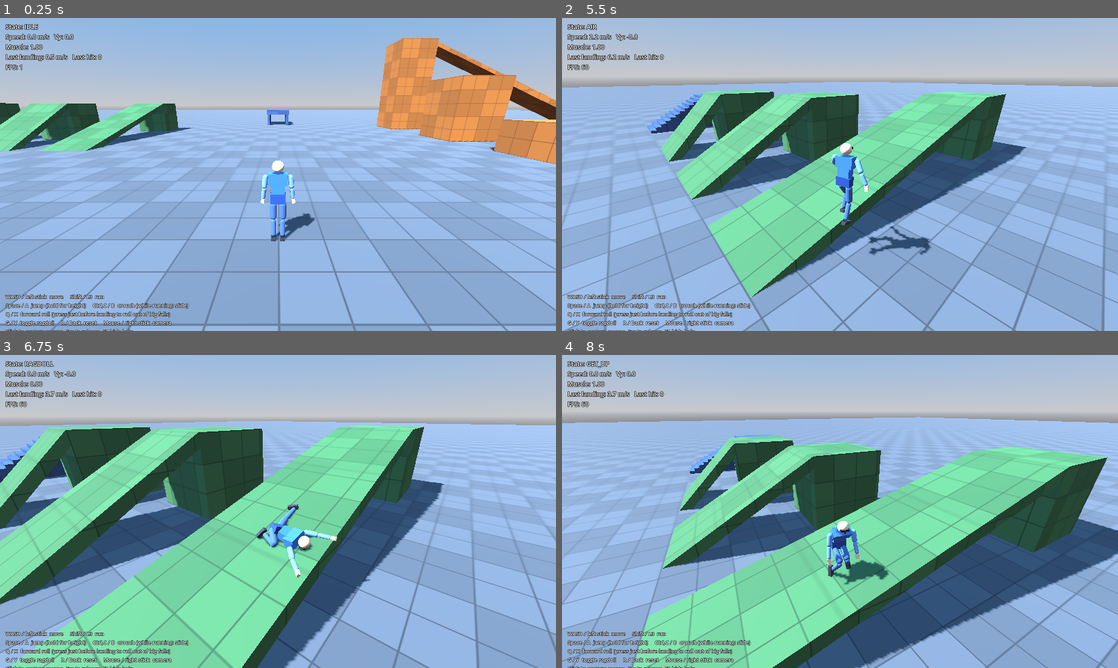
Above: before the commit, frames 1-4 (two rows, left to right).
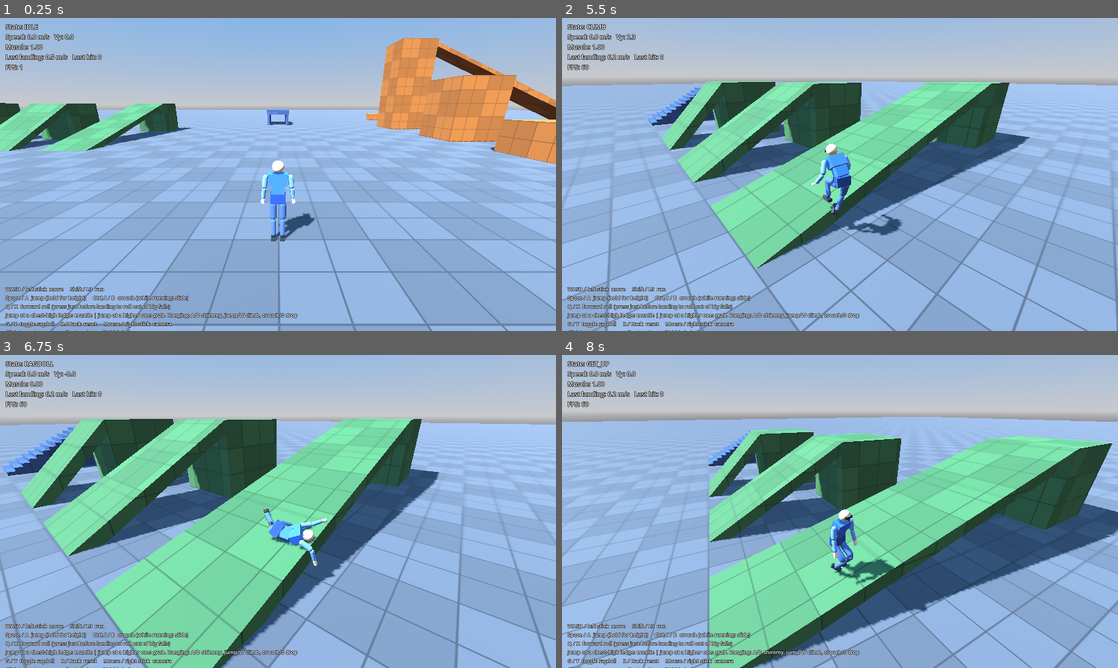
Above: after the commit, the same moments.

Repository: degoldschmidt/rpg-test
Game: Godot game, scene res://scenes/main.tscn
Same seed, same stepped clock (60 frames per second), same inputs: the game is played once before the commit and once after it.
Inputs (mouse positions are in pixels of both pictures, inside the frame that each line leads up to):
- Up to frame 1 (0.25 s): no input
- Up to frame 2 (5.5 s): tap Enter at 0.5 s; move the mouse to (962, 158) at 0.52 s; hold D (move_right) 0.53-1.28 s; hold Ctrl (crouch) 0.53-1.28 s; click (962, 158) at 0.67 s; tap Space (jump) at 0.77, 1.07, 1.52, 1.82, 2.3, 2.85, 3.02, 3.32, 3.77, 4.07, 4.52, 4.82, 5.3 s; tap Q (roll) at 0.8, 1.35, 3.8, 4.35 s; move the mouse to (812, 174) at 1.27 s; hold W (move_forward) from 1.28 s (still down); tap Shift (run) at 1.55, 4.55 s; move the mouse to (851, 168) at 2.02 s; hold Shift (run) 2.03-2.78 s; move the mouse to (834, 180) at 2.77 s; click (834, 180) at 2.92 s; tap Ctrl (crouch) at 3.05 s; move the mouse to (878, 177) at 3.52 s; hold Ctrl (crouch) 3.53-4.28 s; move the mouse to (795, 171) at 4.27 s; move the mouse to (845, 174) at 5.02 s; hold Shift (run) from 5.03 s (still down); click (845, 174) at 5.17 s
- Up to frame 3 (6.75 s): move the mouse to (255, 505) at 5.77 s; release W (move_forward) at 5.78 s; release Shift (run) at 5.78 s; hold D (move_right) 5.78-6.53 s; tap G (toggle_ragdoll) at 5.85 s; tap Space (jump) at 6.02, 6.32 s; tap Ctrl (crouch) at 6.05 s; move the mouse to (305, 511) at 6.52 s; hold W (move_forward) from 6.53 s (still down); hold Q (roll) from 6.53 s (still down); tap C at 6.6 s
- Up to frame 4 (8 s): keep holding W (move_forward); tap Space (jump) at 6.77, 7.07, 7.52, 7.82 s; move the mouse to (812, 511) at 7.27 s; release Q (roll) at 7.28 s; tap Ctrl (crouch) at 7.35 s; click (812, 511) at 7.42 s; tap Shift (run) at 7.55 s

The runs differ from the first frame. In frame 1, 2.2% of the frame differs, in the area x 0-68%, y 30-100%; in frame 2, 24%; in frame 3, 32%, in the area x 0-100%, y 11-100%; in frame 4, 30%.

Commit message:
Add ledge grab, hang, shimmy and mantle
- Ledge detection: wall rays, downward top probe, capsule room check
- Ground mantle (jump at a 0.6-1.6 m ledge), mid-air mantle, and
  jump-grab into LEDGE_HANG for higher ledges
- Hang: shimmy along the edge (stops at the end), jump/forward to climb,
  crouch/back to drop with a regrab cooldown
- CLIMB moves the capsule up then over; running mantles keep momentum
- Puppet key poses: hang, reach, pull, crouch, stand
- Climbing area in the test level, HUD/README docs
- 24 new ledge tests; 81 checks pass

Diff:
--- a/scripts/main.gd
+++ b/scripts/main.gd
@@ -13,6 +13,8 @@
 	"tunnel": Vector3(0, 0, -25),
 	"ramp_30": Vector3(-19, 1.5, -2 - 1.5 / tan(deg_to_rad(30.0))),
 	"stairs": Vector3(-32, 0, -1),
+	"mantle_block": Vector3(20, 0, -34),  # front face (facing +Z) of a 1.2 m block
+	"climb_wall": Vector3(30, 0, -33.5),  # front face of an 8 m wide, 3 m tall wall
 	"log": Vector3(0, 0, 35),
 	"sweeper": Vector3(14, 0, 35),
 	"bumper": Vector3(-10, 0, 30),
@@ -117,6 +119,13 @@
 	L.box(level, Vector3(0.4, 2.2, 6), Transform3D(Basis(), t + Vector3(1.4, 1.1, 0)), blue)
 	L.box(level, Vector3(3.2, 0.7, 6), Transform3D(Basis(), t + Vector3(0, 1.85, 0)), blue)
 
+	# Climbing area: mantle block (1.2 m), hang/shimmy wall (3 m, 8 m wide), stacked ledges.
+	var mb: Vector3 = markers.mantle_block
+	L.box(level, Vector3(3, 1.2, 2), Transform3D(Basis(), mb + Vector3(0, 0.6, -1)), orange)
+	var cw: Vector3 = markers.climb_wall
+	L.box(level, Vector3(8, 3, 3), Transform3D(Basis(), cw + Vector3(0, 1.5, -1.5)), orange)
+	L.box(level, Vector3(4, 2.5, 3), Transform3D(Basis(), cw + Vector3(0, 4.25, -3.5)), orange)
+
 	# Jump gaps: 1 m high blocks with 2.5 / 3.5 / 4.5 m gaps.
 	var gx := -10.0
 	for gap in [0.0, 2.5, 3.5, 4.5]:
--- a/scripts/player/movement_config.gd
+++ b/scripts/player/movement_config.gd
@@ -42,6 +42,21 @@
 @export var roll_cooldown := 0.25
 @export var roll_land_window := 0.3   ## roll pressed this long before landing = safe roll-landing
 
+@export_group("Ledges")
+@export var ledge_reach := 0.75          ## wall probe distance from the capsule center
+@export var mantle_min_height := 0.6     ## lower ledges are just stepped/jumped onto
+@export var mantle_max_height := 1.6     ## ground mantle (press jump facing the ledge)
+@export var air_mantle_max_height := 1.3 ## mid-air: ledge at most this far above the feet = mantle
+@export var grab_max_height := 2.3       ## mid-air: up to this = grab and hang
+@export var grab_min_vy := -10.0         ## falling faster than this, hands can't hold
+@export var hang_hand_height := 2.08     ## ledge height above the feet while hanging
+@export var hang_wall_gap := 0.38        ## capsule center to wall while hanging
+@export var shimmy_speed := 1.2
+@export var climb_up_time := 0.9         ## from hanging
+@export var mantle_time_low := 0.35      ## ground mantle at mantle_min_height
+@export var mantle_time_high := 0.65     ## ground mantle at mantle_max_height
+@export var regrab_cooldown := 0.5
+
 @export_group("Landing & ragdoll")
 @export var stumble_land_speed := 14.0
 @export var ragdoll_land_speed := 19.0
--- a/scripts/player/player_controller.gd
+++ b/scripts/player/player_controller.gd
@@ -6,9 +6,9 @@
 
 signal state_changed(old_state: State, new_state: State)
 
-enum State { IDLE, WALK, RUN, CROUCH, SLIDE, AIR, ROLL, STUMBLE, RAGDOLL, GET_UP }
-
-const CROUCH_STATES: Array[State] = [State.CROUCH, State.SLIDE, State.ROLL]
+enum State { IDLE, WALK, RUN, CROUCH, SLIDE, AIR, ROLL, STUMBLE, RAGDOLL, GET_UP, LEDGE_HANG, CLIMB }
+
+const CROUCH_STATES: Array[State] = [State.CROUCH, State.SLIDE, State.ROLL, State.CLIMB]
 const JUMP_STATES: Array[State] = [State.IDLE, State.WALK, State.RUN, State.CROUCH, State.SLIDE]
 
 @export var config: MovementConfig
@@ -46,6 +46,14 @@
 var _lean := Vector2.ZERO
 var _settle := 0.0
 var _spawn := Transform3D()
+var _ledge := {}             ## current ledge (see _find_ledge)
+var _grab_cooldown := 0.0
+var _climb_from := Vector3.ZERO
+var _climb_to := Vector3.ZERO
+var _climb_time := 0.5
+var _climb_from_hang := false
+var _climb_exit_speed := 0.0
+var _shimmy := 0.0
 
 
 func _ready() -> void:
@@ -123,6 +131,10 @@
 			_update_ragdoll(dt)
 		State.GET_UP:
 			_update_get_up(dt)
+		State.LEDGE_HANG:
+			_update_hang(dt)
+		State.CLIMB:
+			_update_climb(dt)
 		_:
 			_update_locomotion(dt)
 	_update_puppet(dt)
@@ -165,6 +177,7 @@
 	_jump_buffer = cfg.jump_buffer if _in.jump_pressed else _jump_buffer - dt
 	_roll_buffer = 0.0 if _in.roll_pressed else _roll_buffer + dt
 	_roll_cooldown -= dt
+	_grab_cooldown -= dt
 	_land_squash = move_toward(_land_squash, 0.0, dt * 4.0)
 	var hs := horizontal_speed()
 
@@ -200,6 +213,11 @@
 					_set_state(gs)
 
 	if _jump_buffer > 0.0 and _coyote > 0.0 and state in JUMP_STATES:
+		# Jump facing a chest-high ledge = mantle instead.
+		var ledge := _find_ledge(_probe_dir(wish), global_position)
+		if not ledge.is_empty() and ledge.height >= cfg.mantle_min_height and ledge.height <= cfg.mantle_max_height:
+			_start_climb(ledge, false)
+			return
 		if not _crouched_shape or _can_stand():
 			_do_jump()
 
@@ -246,6 +264,8 @@
 
 	if was_air and is_on_floor() and state == State.AIR:
 		_on_land(-pre_vy)
+	elif state == State.AIR:
+		_try_air_ledge(wish)
 
 	_update_facing(dt)
 	var hv_now := Vector3(velocity.x, 0, velocity.z)
@@ -385,7 +405,7 @@
 	var want_crouch := s in CROUCH_STATES
 	if want_crouch and not _crouched_shape:
 		_set_capsule(true)
-	elif not want_crouch and _crouched_shape and s != State.AIR and s != State.RAGDOLL:
+	elif not want_crouch and _crouched_shape and not s in [State.AIR, State.RAGDOLL, State.LEDGE_HANG]:
 		if _can_stand():
 			_set_capsule(false)
 		elif s != State.GET_UP:
@@ -396,6 +416,166 @@
 	state = s
 	state_time = 0.0
 	state_changed.emit(old, s)
+
+
+# ---------------------------------------------------------------- ledges
+
+func _probe_dir(wish: Vector3) -> Vector3:
+	return wish.normalized() if wish.length() > 0.3 else facing_dir()
+
+
+## Looks for a grabbable ledge in `dir` from a capsule standing at `base` (feet).
+## Returns {} or {y, height, normal (out of the wall), edge (top of the wall face), stand, can_stand}.
+func _find_ledge(dir: Vector3, base: Vector3) -> Dictionary:
+	var cfg := config
+	var space := get_world_3d().direct_space_state
+	var mask := InputSetup.LAYER_WORLD | InputSetup.LAYER_PROPS
+	var wall := {}
+	for h: float in [0.4, 1.0, 1.6]:
+		var from := base + Vector3.UP * h
+		var q := PhysicsRayQueryParameters3D.create(from, from + dir * cfg.ledge_reach, mask)
+		var hit := space.intersect_ray(q)
+		if hit and absf((hit.normal as Vector3).y) < 0.3:
+			wall = hit
+			break
+	if wall.is_empty():
+		return {}
+	var n := Vector3(wall.normal.x, 0.0, wall.normal.z).normalized()
+	var wp: Vector3 = wall.position
+	var top_from := Vector3(wp.x, base.y + cfg.grab_max_height + 0.3, wp.z) - n * 0.25
+	var down := space.intersect_ray(PhysicsRayQueryParameters3D.create(top_from,
+		Vector3(top_from.x, base.y + 0.3, top_from.z), mask))
+	if down.is_empty() or (down.normal as Vector3).y < 0.7:
+		return {}
+	var y: float = down.position.y
+	var stand := Vector3(wp.x, y, wp.z) - n * (cfg.capsule_radius + 0.15)
+	if _capsule_blocked(stand, cfg.crouch_height):
+		return {}
+	return {
+		"y": y,
+		"height": y - base.y,
+		"normal": n,
+		"edge": Vector3(wp.x, y, wp.z),
+		"stand": stand,
+		"can_stand": not _capsule_blocked(stand, cfg.stand_height),
+	}
+
+
+func _capsule_blocked(feet: Vector3, height: float) -> bool:
+	var sh := CapsuleShape3D.new()
+	sh.radius = config.capsule_radius
+	sh.height = height
+	var params := PhysicsShapeQueryParameters3D.new()
+	params.shape = sh
+	params.transform = Transform3D(Basis(), feet + Vector3.UP * (height * 0.5 + 0.03))
+	params.collision_mask = InputSetup.LAYER_WORLD | InputSetup.LAYER_PROPS
+	return not get_world_3d().direct_space_state.intersect_shape(params, 1).is_empty()
+
+
+func _try_air_ledge(wish: Vector3) -> void:
+	var cfg := config
+	if _grab_cooldown > 0.0 or _in.get("crouch", false) or velocity.y < cfg.grab_min_vy:
+		return
+	var hv := Vector3(velocity.x, 0, velocity.z)
+	var dir := _probe_dir(wish) if wish.length() > 0.3 else (hv.normalized() if hv.length() > 0.5 else facing_dir())
+	var ledge := _find_ledge(dir, global_position)
+	if ledge.is_empty():
+		return
+	# Only grab what we are actually heading for.
+	var into := -(ledge.normal as Vector3)
+	if wish.dot(into) < 0.3 and hv.dot(into) < 1.0:
+		return
+	var h: float = ledge.height
+	if h >= 0.3 and h <= cfg.air_mantle_max_height:
+		_start_climb(ledge, false)
+	elif h > cfg.air_mantle_max_height and h <= cfg.grab_max_height and velocity.y < 1.5:
+		_start_hang(ledge)
+
+
+func _hang_position(ledge: Dictionary) -> Vector3:
+	var e: Vector3 = ledge.edge
+	return Vector3(e.x, ledge.y - config.hang_hand_height, e.z) + (ledge.normal as Vector3) * config.hang_wall_gap
+
+
+func _face_wall(n: Vector3) -> void:
+	facing_yaw = atan2(n.x, n.z)  # facing_dir() == -n
+
+
+func _start_hang(ledge: Dictionary) -> void:
+	_ledge = ledge
+	_face_wall(ledge.normal)
+	_col.disabled = true
+	velocity = Vector3.ZERO
+	global_position = _hang_position(ledge)
+	_shimmy = 0.0
+	_set_state(State.LEDGE_HANG)
+
+
+func _update_hang(dt: float) -> void:
+	var cfg := config
+	var wish := _wish_dir()
+	var n: Vector3 = _ledge.normal
+	var fwd := -n
+	var right := fwd.cross(Vector3.UP)
+	var toward := wish.dot(fwd)
+	var side := wish.dot(right)
+	_shimmy = 0.0
+	velocity = Vector3.ZERO
+	rig.muscle = move_toward(rig.muscle, 1.0, dt * 2.0)
+	if _in.jump_pressed or (toward > 0.6 and state_time > 0.3):
+		_start_climb(_ledge, true)
+	elif _in.crouch_pressed or toward < -0.6:
+		_col.disabled = false
+		_grab_cooldown = cfg.regrab_cooldown
+		velocity = n * 1.5
+		_set_state(State.AIR)
+	elif absf(side) > 0.3:
+		var step := right * signf(side) * cfg.shimmy_speed * dt
+		# Probe from a little further along so we stop before the ledge ends.
+		var probe := _find_ledge(fwd, global_position + step + right * signf(side) * 0.25)
+		if not probe.is_empty() and absf(probe.y - _ledge.y) < 0.25 and probe.normal.dot(n) > 0.9:
+			var ahead := _find_ledge(fwd, global_position + step)
+			if not ahead.is_empty():
+				_ledge = ahead
+				global_position = _hang_position(ahead)
+				velocity = step / dt
+				_shimmy = signf(side)
+
+
+func _start_climb(ledge: Dictionary, from_hang: bool) -> void:
+	var cfg := config
+	_ledge = ledge
+	_climb_from = global_position
+	_climb_to = ledge.stand
+	_climb_from_hang = from_hang
+	var into := -(ledge.normal as Vector3)
+	_climb_exit_speed = 0.0 if from_hang else clampf(Vector3(velocity.x, 0, velocity.z).dot(into) * 0.7, 0.0, cfg.run_speed)
+	if from_hang:
+		_climb_time = cfg.climb_up_time
+	else:
+		var k := inverse_lerp(cfg.mantle_min_height, cfg.mantle_max_height, ledge.height)
+		_climb_time = lerpf(cfg.mantle_time_low, cfg.mantle_time_high, clampf(k, 0.0, 1.0))
+	_face_wall(ledge.normal)
+	_col.disabled = true
+	_set_state(State.CLIMB)
+
+
+func _update_climb(dt: float) -> void:
+	var t := clampf(state_time / _climb_time, 0.0, 1.0)
+	# Up first, then over the edge.
+	var up := smoothstep(0.0, 0.6, t)
+	var over := smoothstep(0.55, 1.0, t)
+	var p := Vector3(lerpf(_climb_from.x, _climb_to.x, over),
+		lerpf(_climb_from.y, _climb_to.y + 0.02, up),
+		lerpf(_climb_from.z, _climb_to.z, over))
+	velocity = (p - global_position) / dt
+	global_position = p
+	rig.muscle = move_toward(rig.muscle, 1.0, dt * 2.0)
+	if t >= 1.0:
+		_col.disabled = false
+		velocity = -(_ledge.normal as Vector3) * _climb_exit_speed
+		_coyote = config.coyote_time
+		_set_state(_ground_state(_wish_dir()))
 
 
 # ---------------------------------------------------------------- ragdoll
@@ -480,6 +660,10 @@
 			mode = &"ragdoll"
 		State.GET_UP:
 			mode = &"get_up"
+		State.LEDGE_HANG:
+			mode = &"hang"
+		State.CLIMB:
+			mode = &"climb"
 	var mv: Vector2 = _in.get("move", Vector2.ZERO)
 	var ctx := {
 		"mode": mode,
@@ -493,6 +677,9 @@
 		"lean": _lean,
 		"land_squash": _land_squash,
 		"skid": _skidding,
+		"climb_t": clampf(state_time / _climb_time, 0.0, 1.0),
+		"climb_from_hang": _climb_from_hang,
+		"shimmy": _shimmy,
 	}
 	var pose := pose_gen.compute(ctx, dt)
 	rig.step(dt, root_transform(), velocity if state != State.RAGDOLL else Vector3.ZERO, pose)
@@ -519,6 +706,8 @@
 	_land_squash = 0.0
 	_last_hv = Vector3.ZERO
 	_lean = Vector2.ZERO
+	_ledge = {}
+	_grab_cooldown = 0.0
 	state = State.IDLE
 	state_time = 0.0
 	rig.muscle = 1.0
--- a/scripts/player/pose_generator.gd
+++ b/scripts/player/pose_generator.gd
@@ -128,6 +128,37 @@
 			e[&"upper_arm_r"] += Vector3(1.1, 0, -0.1) * tuck
 			e[&"forearm_l"].x += 1.2 * tuck
 			e[&"forearm_r"].x += 1.2 * tuck
+		&"hang":
+			rate = 10.0
+			_apply(e, _key_hang(), 1.0)
+			off += Vector3(0, 0, -0.12)
+			var sh: float = c.get("shimmy", 0.0)
+			var sway := sin(time * 1.6)
+			e[&"thigh_l"].x += 0.12 * sway
+			e[&"thigh_r"].x -= 0.12 * sway
+			if sh != 0.0:
+				# Hand-over-hand: alternate arms reaching sideways.
+				var s := sin(time * 9.0)
+				e[&"upper_arm_l"].z -= 0.25 * maxf(s, 0.0)
+				e[&"upper_arm_r"].z += 0.25 * maxf(-s, 0.0)
+				root_e.z -= 0.08 * sh
+		&"climb":
+			rate = 18.0
+			var t: float = c.get("climb_t", 0.0)
+			var from_hang: bool = c.get("climb_from_hang", false)
+			var k0 := _key_hang() if from_hang else _key_reach()
+			var keys := [[0.0, k0], [0.45, _key_pull()], [0.8, _key_crouch()], [1.0, {}]]
+			for i in keys.size() - 1:
+				var a: Array = keys[i]
+				var b: Array = keys[i + 1]
+				if t <= b[0] or i == keys.size() - 2:
+					var u := clampf((t - a[0]) / (b[0] - a[0]), 0.0, 1.0)
+					u = u * u * (3.0 - 2.0 * u)
+					_apply(e, a[1], 1.0 - u)
+					_apply(e, b[1], u)
+					off += (a[1] as Dictionary).get(&"_off", Vector3.ZERO) * (1.0 - u) + (b[1] as Dictionary).get(&"_off", Vector3.ZERO) * u
+					root_e += (a[1] as Dictionary).get(&"_root", Vector3.ZERO) * (1.0 - u) + (b[1] as Dictionary).get(&"_root", Vector3.ZERO) * u
+					break
 		&"get_up":
 			rate = 6.0
 			var t: float = c.get("get_up_t", 0.0)
@@ -141,7 +172,7 @@
 			pass  # ragdoll: targets unused
 
 	# Keep feet roughly level with the ground.
-	if mode != &"roll" and mode != &"air":
+	if not mode in [&"roll", &"air", &"hang", &"climb"]:
 		e[&"foot_l"].x -= (e[&"thigh_l"].x + e[&"shin_l"].x + root_e.x) * 0.8
 		e[&"foot_r"].x -= (e[&"thigh_r"].x + e[&"shin_r"].x + root_e.x) * 0.8
 
@@ -164,6 +195,59 @@
 		_root_rot = _root_rot.slerp(root_q, k)
 		_root_off = _root_off.lerp(off, k)
 	return {"bones": _cur, "root_rot": _root_rot, "root_offset": _root_off, "foot_ik": _ik_w}
+
+
+## Key poses are {bone: euler offset, &"_off": root offset, &"_root": root euler}.
+func _apply(e: Dictionary, key: Dictionary, w: float) -> void:
+	if w <= 0.0:
+		return
+	for b in key:
+		if e.has(b):
+			e[b] += (key[b] as Vector3) * w
+
+
+## Arms overhead on the ledge, legs dangling.
+func _key_hang() -> Dictionary:
+	return {
+		&"upper_arm_l": Vector3(2.75, 0, 0.27), &"upper_arm_r": Vector3(2.75, 0, -0.27),
+		&"forearm_l": Vector3(-0.1, 0, 0), &"forearm_r": Vector3(-0.1, 0, 0),
+		&"head": Vector3(0.25, 0, 0),
+		&"thigh_l": Vector3(0.15, 0, 0), &"thigh_r": Vector3(0.05, 0, 0),
+		&"shin_l": Vector3(-0.35, 0, 0), &"shin_r": Vector3(-0.2, 0, 0),
+		&"foot_l": Vector3(0.4, 0, 0), &"foot_r": Vector3(0.3, 0, 0),
+		&"_off": Vector3(0, 0, -0.12),
+	}
+
+
+## Hands reaching for a chest-high ledge, one knee lifting.
+func _key_reach() -> Dictionary:
+	return {
+		&"upper_arm_l": Vector3(1.7, 0, 0.1), &"upper_arm_r": Vector3(1.7, 0, -0.1),
+		&"forearm_l": Vector3(0.2, 0, 0), &"forearm_r": Vector3(0.2, 0, 0),
+		&"spine": Vector3(-0.3, 0, 0),
+		&"thigh_l": Vector3(0.9, 0, 0), &"shin_l": Vector3(-1.2, 0, 0),
+	}
+
+
+## Hips over the edge: arms pushing down, lead knee on the ledge.
+func _key_pull() -> Dictionary:
+	return {
+		&"upper_arm_l": Vector3(-0.3, 0, -0.35), &"upper_arm_r": Vector3(-0.3, 0, 0.35),
+		&"forearm_l": Vector3(0.9, 0, 0), &"forearm_r": Vector3(0.9, 0, 0),
+		&"spine": Vector3(-0.6, 0, 0), &"chest": Vector3(-0.3, 0, 0), &"head": Vector3(0.4, 0, 0),
+		&"thigh_l": Vector3(1.8, 0, 0), &"shin_l": Vector3(-2.2, 0, 0), &"foot_l": Vector3(0.4, 0, 0),
+		&"thigh_r": Vector3(0.5, 0, 0), &"shin_r": Vector3(-1.0, 0, 0),
+		&"_off": Vector3(0, -0.2, 0.05),
+	}
+
+
+func _key_crouch() -> Dictionary:
+	var e := {}
+	for b in BONES:
+		e[b] = Vector3.ZERO
+	_crouch(e, 1.0)
+	e[&"_off"] = Vector3(0, -0.3, 0.15)
+	return e
 
 
 func _crouch(e: Dictionary, cr: float) -> void:
--- a/scripts/ui/debug_hud.gd
+++ b/scripts/ui/debug_hud.gd
@@ -7,6 +7,7 @@
 const HELP := """WASD / left stick  move     Shift / L3  run
 Space / A  jump (hold for height)     Ctrl,C / B  crouch (while running: slide)
 Q / X  forward roll (press just before landing to roll out of big falls)
+Jump at a chest-high ledge: mantle | jump at a higher one: grab. Hanging: A/D shimmy, jump/W climb, crouch/S drop
 G / Y  toggle ragdoll     R / Back  reset     Mouse / right stick  camera
 Click to capture mouse, Esc to release, F1 hide help"""
 
@@ -25,7 +26,7 @@
 	_help.anchor_top = 1.0
 	_help.anchor_bottom = 1.0
 	_help.offset_left = 16
-	_help.offset_top = -110
+	_help.offset_top = -132
 	_help.text = HELP
 	_help.add_theme_font_size_override("font_size", 15)
 	_help.add_theme_color_override("font_outline_color", Color.BLACK)
--- a/tests/run_tests.gd
+++ b/tests/run_tests.gd
@@ -35,6 +35,12 @@
 	await test_foot_ik_slope()
 	await test_foot_ik_stairs()
 	await test_climb_stairs()
+	await test_ground_mantle()
+	await test_running_mantle()
+	await test_air_mantle_platform()
+	await test_grab_hang_shimmy_climb()
+	await test_hang_drop()
+	await test_no_grab_out_of_reach()
 	await test_slide()
 	await test_roll()
 	await test_stumble_landing()
@@ -296,6 +302,134 @@
 	await seconds(0.5)
 
 
+func hand_height() -> float:
+	return (player.rig.bones[&"hand_l"].global_position.y + player.rig.bones[&"hand_r"].global_position.y) * 0.5
+
+
+func grounded() -> bool:
+	return player.state in [PlayerController.State.IDLE, PlayerController.State.WALK,
+		PlayerController.State.RUN, PlayerController.State.CROUCH]
+
+
+func test_ground_mantle() -> void:
+	print("ground mantle (1.2 m block)")
+	await place(main.markers.mantle_block + Vector3(0, 0, 0.55))
+	inp(Vector2.ZERO, false, true)
+	await physics_frame
+	inp()
+	check("jump facing a chest-high ledge mantles", player.state == PlayerController.State.CLIMB)
+	await seconds(1.2)
+	check("ends standing on top", grounded() and absf(player.global_position.y - 1.2) < 0.05,
+		"(y %.2f, %s)" % [player.global_position.y, PlayerController.State.keys()[player.state]])
+	check("no stumble/ragdoll", not PlayerController.State.RAGDOLL in _seen and not PlayerController.State.STUMBLE in _seen)
+	var pe := pelvis_error()
+	check("puppet back in posture after mantle", pe < 0.3, "(%.2f m)" % pe)
+
+
+func test_running_mantle() -> void:
+	print("running mantle")
+	var mb: Vector3 = main.markers.mantle_block
+	await place(mb + Vector3(0, 0, 7))
+	inp(Vector2(0, -1), true)
+	while player.global_position.z - mb.z > 1.3:
+		await physics_frame
+	inp(Vector2(0, -1), true, true)
+	var t := await wait_state(PlayerController.State.CLIMB, 1.0)
+	check("running jump into a ledge mantles", t >= 0.0)
+	while player.state == PlayerController.State.CLIMB:
+		await physics_frame
+	check("lands on top", absf(player.global_position.y - 1.2) < 0.08, "(y %.2f)" % player.global_position.y)
+	check("keeps momentum over the top", player.horizontal_speed() > 2.5, "(%.1f m/s)" % player.horizontal_speed())
+	inp()
+	await seconds(1.0)
+
+
+func test_air_mantle_platform() -> void:
+	print("jump + mantle onto the 2 m platform")
+	var p: Vector3 = main.markers.platform_2
+	await place(Vector3(p.x, 0, p.z + 2.6))
+	inp(Vector2(0, -1), false, true)
+	var t := await wait_state(PlayerController.State.CLIMB, 1.2)
+	check("mid-air ledge at chest height mantles", t >= 0.0)
+	inp()
+	await seconds(1.2)
+	check("ends on the platform", grounded() and absf(player.global_position.y - p.y) < 0.05, "(y %.2f)" % player.global_position.y)
+
+
+func test_grab_hang_shimmy_climb() -> void:
+	print("grab, hang, shimmy, climb (3 m wall)")
+	var cw: Vector3 = main.markers.climb_wall
+	await place(cw + Vector3(0, 0, 0.6))
+	inp(Vector2(0, -1), false, true)
+	var t := 0.0
+	while player.state != PlayerController.State.LEDGE_HANG and t < 1.5:
+		await physics_frame
+		t += TICK
+	inp()
+	check("jumping at a high ledge grabs it", player.state == PlayerController.State.LEDGE_HANG, "(%.2f s)" % t)
+	await seconds(1.0)
+	check("stays hanging", player.state == PlayerController.State.LEDGE_HANG)
+	check("hangs at the right height", absf(player.global_position.y - (3.0 - cfg.hang_hand_height)) < 0.03, "(y %.2f)" % player.global_position.y)
+	var hh := hand_height()
+	check("puppet hands are on the ledge", absf(hh - 3.0) < 0.25, "(hands %.2f m)" % hh)
+	check("no NaN while hanging", not player.rig.has_invalid_state())
+
+	var x0 := player.global_position.x
+	var y0 := player.global_position.y
+	inp(Vector2(1, 0))
+	await seconds(1.0)
+	check("shimmies along the ledge", player.global_position.x - x0 > 0.8 and player.state == PlayerController.State.LEDGE_HANG,
+		"(moved %.2f m)" % (player.global_position.x - x0))
+	await seconds(4.0)
+	var wall_end := cw.x + 4.0
+	check("shimmy stops at the end of the ledge", player.global_position.x < wall_end - 0.1 and player.state == PlayerController.State.LEDGE_HANG,
+		"(x %.2f, end %.2f)" % [player.global_position.x, wall_end])
+	check("height constant while shimmying", absf(player.global_position.y - y0) < 0.02)
+
+	inp(Vector2.ZERO, false, true)
+	await physics_frame
+	inp()
+	check("jump climbs up", player.state == PlayerController.State.CLIMB)
+	await seconds(cfg.climb_up_time + 0.5)
+	check("ends on top of the wall", grounded() and absf(player.global_position.y - 3.0) < 0.05,
+		"(y %.2f, %s)" % [player.global_position.y, PlayerController.State.keys()[player.state]])
+	await seconds(0.8)
+	var pe := pelvis_error()
+	check("puppet recovers posture after climb", pe < 0.3, "(%.2f m)" % pe)
+	check("no ragdoll during ledge sequence", not PlayerController.State.RAGDOLL in _seen)
+
+
+func test_hang_drop() -> void:
+	print("drop from hang")
+	var cw: Vector3 = main.markers.climb_wall
+	await place(cw + Vector3(-1, 0, 0.6))
+	inp(Vector2(0, -1), false, true)
+	while player.state != PlayerController.State.LEDGE_HANG:
+		await physics_frame
+	inp()
+	await seconds(0.5)
+	_seen.clear()
+	inp(Vector2.ZERO, false, false, true)
+	await physics_frame
+	check("crouch lets go", player.state == PlayerController.State.AIR)
+	await seconds(1.0)
+	inp()
+	check("drops to the ground without re-grabbing", grounded() and player.global_position.y < 0.05
+		and not PlayerController.State.LEDGE_HANG in _seen, "(y %.2f)" % player.global_position.y)
+
+
+func test_no_grab_out_of_reach() -> void:
+	print("ledge out of reach")
+	var p: Vector3 = main.markers.platform_10
+	await place(Vector3(p.x, 0, p.z + 2.6))
+	inp(Vector2(0, -1), false, true)
+	await seconds(1.5)
+	inp()
+	check("10 m wall can't be grabbed from the ground", not PlayerController.State.LEDGE_HANG in _seen
+		and not PlayerController.State.CLIMB in _seen)
+	await seconds(0.5)
+
+
 func test_slide() -> void:
 	print("slide")
 	await place(open())
